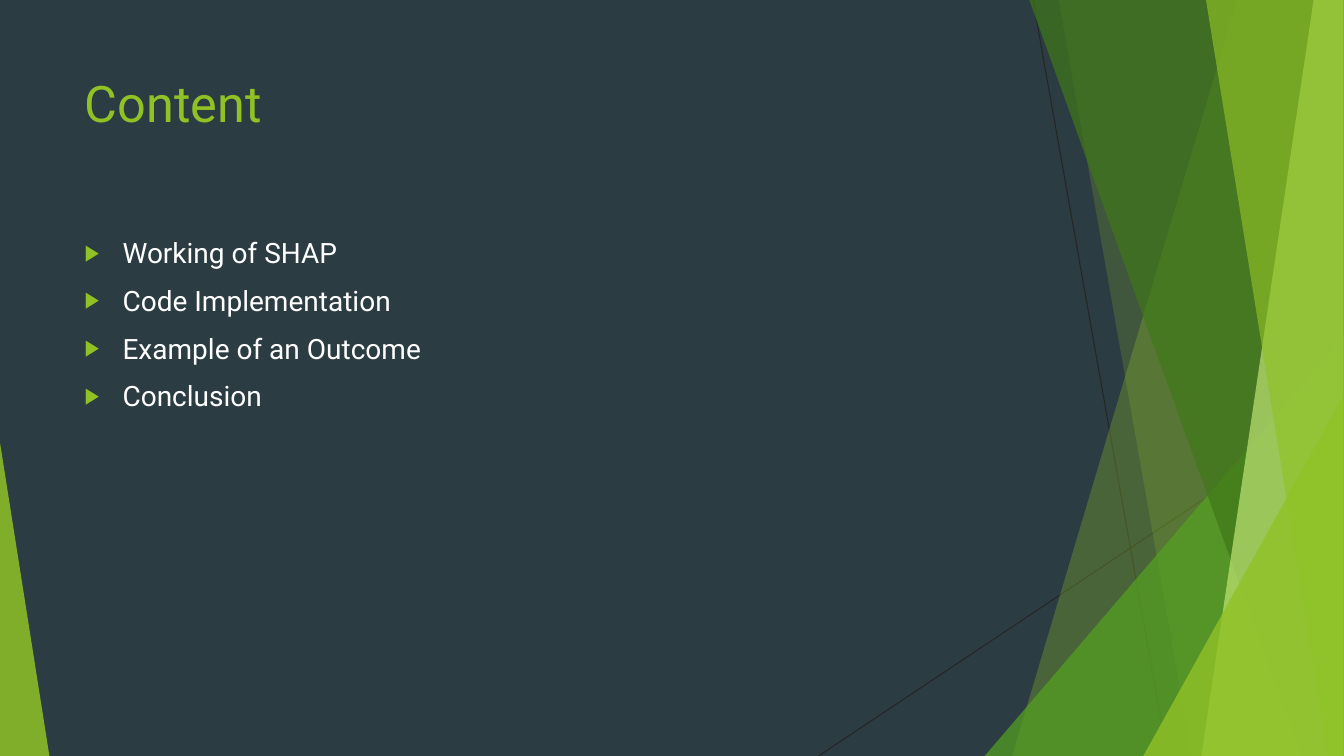
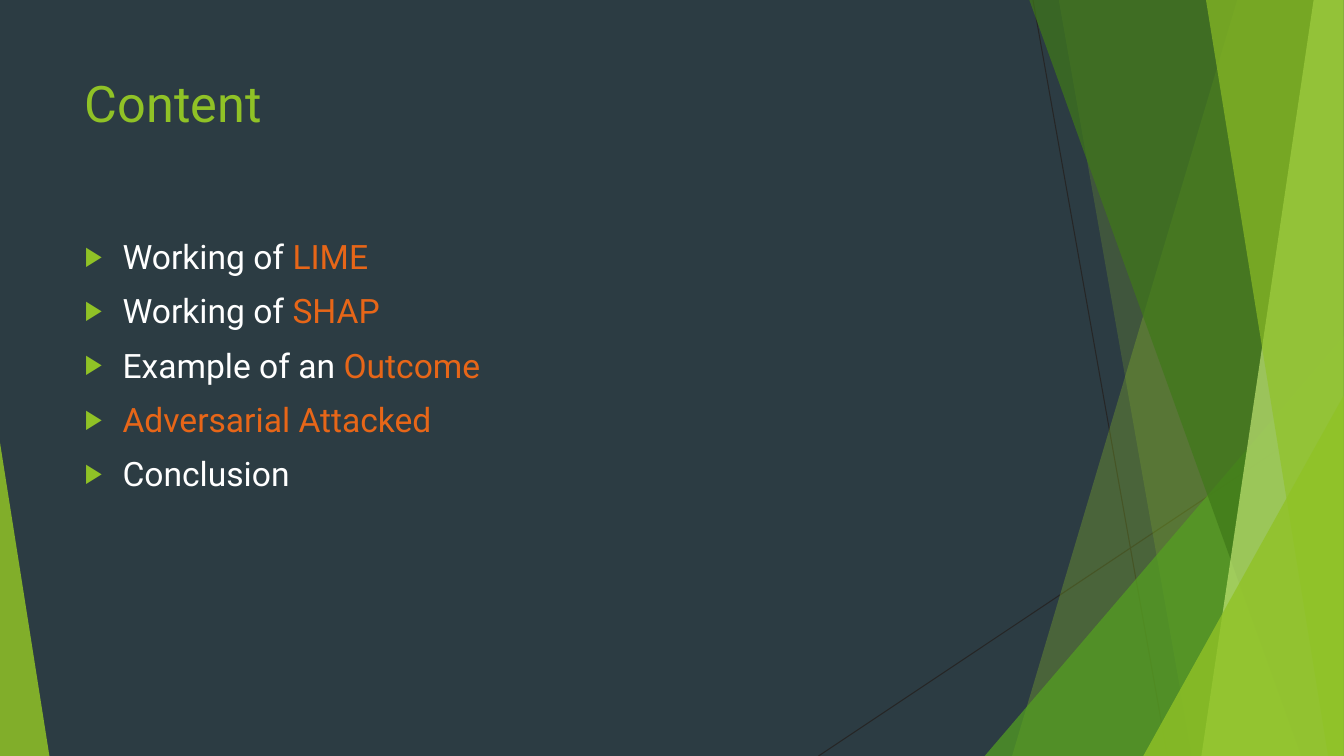
Before and after one commit to arpa2001/Internship_BiometricsVerification, a slide deck: slide 2 of SHAP_PPT.pptx. Drawn at 1344x756 pixels with LibreOffice and Linux fonts; fonts in the diff are those of the drawing. Boxes give left, top, right and bottom in pixels: in the first picture for what was removed or moved away, otherwise in the second. Text is boxed around its words. In the diff, an @@ line names an element or a change of style, - is before the commit and + after.

Commit message:
PPT Completed

```diff
--- a/SHAP_PPT.pptx
+++ b/SHAP_PPT.pptx
@@ text at box(123, 243, 369, 276): paragraph added @@
+▶ Working of LIME
@@ text at box(123, 290, 390, 317): paragraph removed @@
-▶ Code Implementation
@@ text at box(123, 297, 481, 487): size 20 to 24 pt in "Working of SHAP", "Example of an Outcome", "Conclusion"; text colour #FFFFFF to #E76618 in "SHAP", "Outcome" @@
@@ text at box(123, 407, 432, 433): paragraph added @@
+▶ Adversarial Attacked
```
Also in this commit, not shown: 2 other slides changed, 3 slides added, 2 slides removed.
